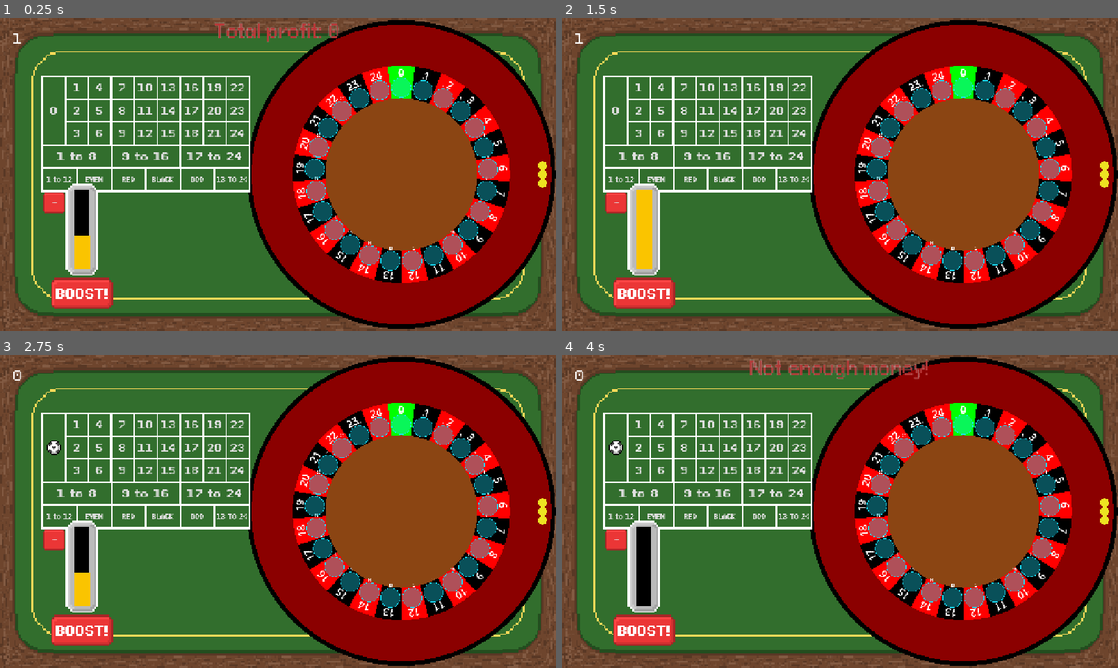
Above: before the commit, frames 1-4 (two rows, left to right).
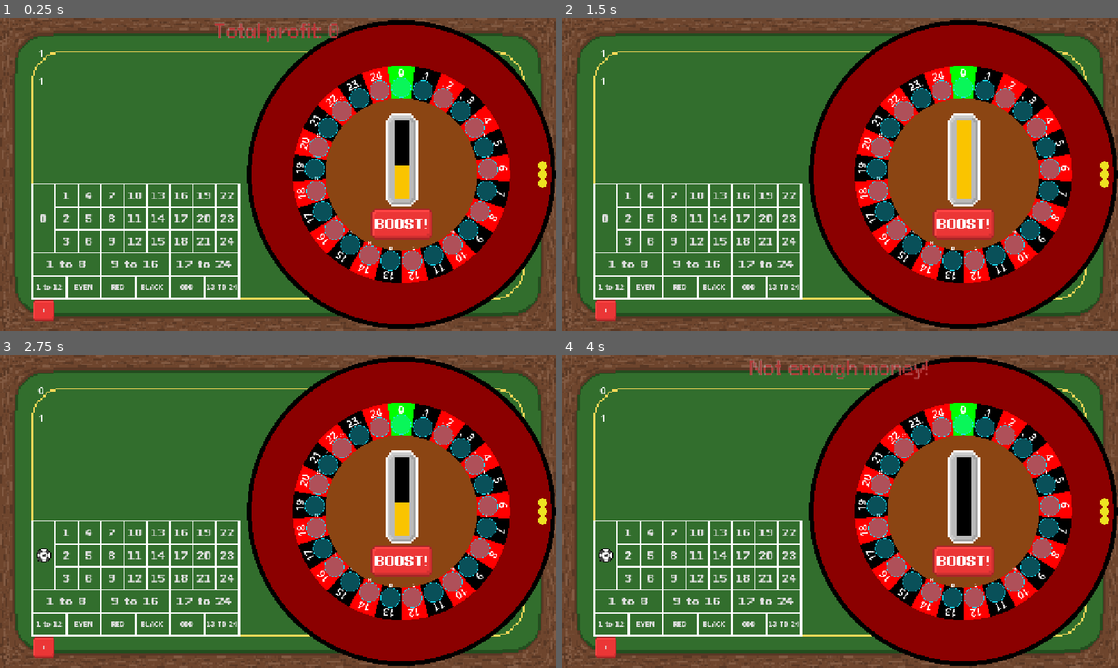
Above: after the commit, the same moments.

Repository: DuneRanger/Very-Serious-GameJam-2026
Game: Godot game, scene res://scenes/game/game_scene/game_scene.tscn
Two runs of this game, one before a commit and one after it. Both use one fixed random seed, a clock stepped at 60 frames per second and the inputs below. Sound files missing from this copy of the repository are replaced by a short silence.
Inputs:
- Up to frame 1 (0.25 s): no input
- Up to frame 2 (1.5 s): click "+" at 0.5 s; click "+" (after the commit: "-") at 1.25 s
- Up to frame 3 (2.75 s): click "0" at 2 s
- Up to frame 4 (4 s): click "1" at 2.75 s; click "2" at 3.5 s

The runs differ from the first frame. In frame 1, 12% of the frame differs, in the area x 2-78%, y 4-97%; in frame 2, 12%; in frame 3, 12%; in frame 4, 12%.

Commit message:
added an unfinished label scene for money

Diff:
--- a/scenes/game/game_manager/game_manager.gd
+++ b/scenes/game/game_manager/game_manager.gd
@@ -3,7 +3,7 @@
 var round_budget: int
 var round_count: int
 var money: int
-var tokens: int
+var rubys: int
 var spins: int
 var boosts: int
 var game_state : GameEnums.game_states
@@ -17,6 +17,7 @@
 var third_bet_coeff : float = 3.0
 
 signal money_change
+signal ruby_change
 signal state_change
 signal send_error_message(message : String)
 
@@ -25,3 +26,7 @@
 func modify_money (amount : int):
 	money += amount
 	money_change.emit()
+
+func modify_rubys (amount : int):
+	rubys += amount
+	ruby_change.emit()
--- a/scenes/game/game_scene/game_scene.gd
+++ b/scenes/game/game_scene/game_scene.gd
@@ -6,7 +6,10 @@
 	GameManagerGlobal.send_error_message.connect(_on_send_error_message)
 	GameManagerGlobal.state_change.connect(_on_new_state)
 	GameManagerGlobal.money_change.connect(edit_money)
+	GameManagerGlobal.ruby_change.connect(edit_rubys)
+
 	GameManagerGlobal.modify_money(1)
+	GameManagerGlobal.modify_rubys(1)
 	GameManagerGlobal.boosts = 1
 	GameManagerGlobal.state_change.emit(GameEnums.game_states.BET_PHASE)
 
@@ -89,8 +92,10 @@
 	$Table/ErrorMessage.restart_anim()
 
 func edit_money():
-	$Table/TestLabel.text = str(GameManagerGlobal.money)
+	$Table/CoinLabel/Label.text = str(GameManagerGlobal.money)
 
+func edit_rubys():
+	$Table/RubyLabel/Label.text = str(GameManagerGlobal.rubys)
 
 func _on_new_state(state : GameEnums.game_states):
 	match (state):
--- a/scenes/game/game_scene/game_scene.tscn
+++ b/scenes/game/game_scene/game_scene.tscn
@@ -3,15 +3,11 @@
 [ext_resource type="Script" uid="uid://rc270gjhg8lu" path="res://scenes/game/game_scene/game_scene.gd" id="1_ljoy4"]
 [ext_resource type="PackedScene" uid="uid://7jo8gxcpa6u" path="res://scenes/game/game_scene/roulette/roulette.tscn" id="2_wftn3"]
 [ext_resource type="Texture2D" uid="uid://dujcu840o5f5l" path="res://assets/textures/Table.png" id="3_dkmwb"]
-[ext_resource type="FontFile" uid="uid://7paxof88brjl" path="res://assets/fonts/PixeloidMono.otf" id="3_qny2l"]
 [ext_resource type="PackedScene" uid="uid://ch1muups6uskk" path="res://scenes/game/game_scene/betting_system/betting_system.tscn" id="4_uj17p"]
 [ext_resource type="PackedScene" uid="uid://bt8dbkjq4nc07" path="res://scenes/game/game_scene/boost_bar/boost_bar.tscn" id="4_yjymu"]
+[ext_resource type="PackedScene" uid="uid://cxo23rckbhjbo" path="res://scenes/game/ui_elements/AwesomeLabel.tscn" id="7_dkmwb"]
 [ext_resource type="Texture2D" uid="uid://dut742t7mmgrt" path="res://assets/textures/chips/chip_black.png" id="7_ho26m"]
 [ext_resource type="PackedScene" uid="uid://dcu31p6twmdit" path="res://scenes/game/utils/ErrorMessage.tscn" id="8_dkmwb"]
-
-[sub_resource type="LabelSettings" id="LabelSettings_qny2l"]
-font = ExtResource("3_qny2l")
-font_size = 32
 
 [node name="game_scene" type="Node2D" unique_id=1710828263]
 script = ExtResource("1_ljoy4")
@@ -35,24 +31,21 @@
 position = Vector2(284, 0)
 
 [node name="BettingSystem" parent="Table" unique_id=1381945534 instance=ExtResource("4_uj17p")]
-position = Vector2(-544, -228)
+position = Vector2(-568, 20)
 background_width = 480.0
 padding = 3.6
 
 [node name="boost_bar" parent="Table" unique_id=917300306 instance=ExtResource("4_yjymu")]
-position = Vector2(-488, 16)
+position = Vector2(248, -144)
 
 [node name="ErrorMessage" parent="Table" unique_id=371495968 instance=ExtResource("8_dkmwb")]
 position = Vector2(0, -360)
 
-[node name="TestLabel" type="Label" parent="Table" unique_id=1877186703]
-offset_left = -609.0
-offset_top = -333.0
-offset_right = -310.0
-offset_bottom = -222.0
-theme_override_colors/font_color = Color(1, 1, 1, 1)
-theme_override_font_sizes/font_size = 16
-label_settings = SubResource("LabelSettings_qny2l")
+[node name="CoinLabel" parent="Table" unique_id=1310137312 instance=ExtResource("7_dkmwb")]
+position = Vector2(-552, -296)
+
+[node name="RubyLabel" parent="Table" unique_id=343890864 instance=ExtResource("7_dkmwb")]
+position = Vector2(-552, -232)
 
 [node name="ChipBlack" type="Sprite2D" parent="." unique_id=2140071562]
 visible = false
--- /dev/null
+++ b/scenes/game/ui_elements/AwesomeLabel.tscn
@@ -0,0 +1,8 @@
+[gd_scene format=3 uid="uid://cxo23rckbhjbo"]
+
+[node name="AwesomeLabel" type="Node2D" unique_id=1310137312]
+
+[node name="Label" type="Label" parent="." unique_id=813108581]
+offset_right = 40.0
+offset_bottom = 23.0
+theme_override_font_sizes/font_size = 24
